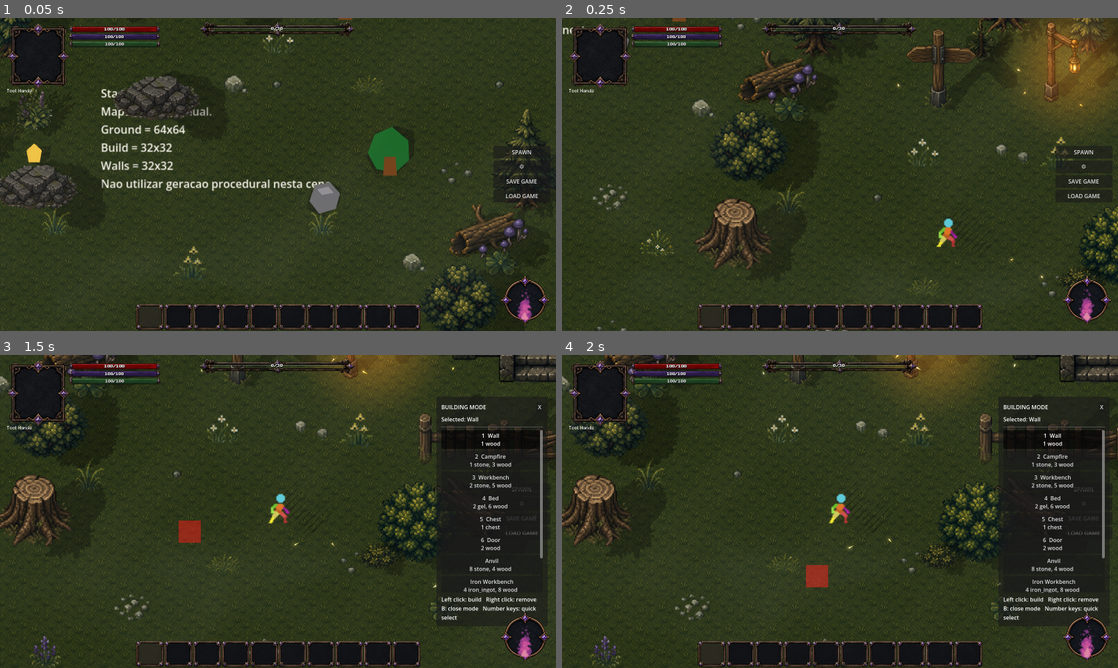
Above: before the commit, frames 1-4 (two rows, left to right).
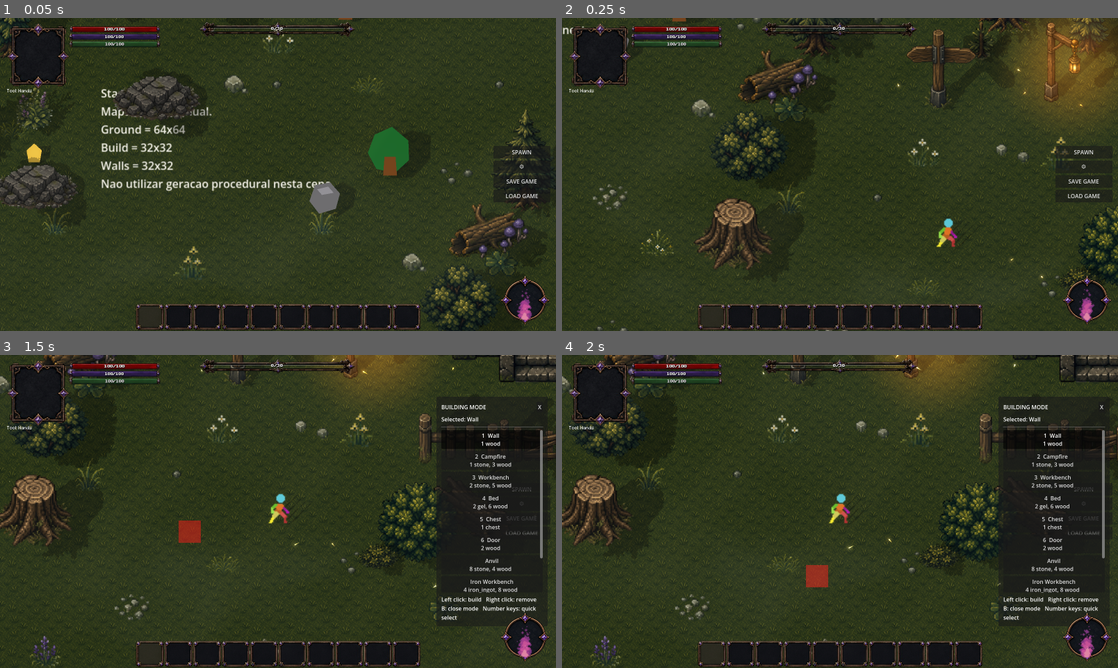
Above: after the commit, the same moments.

Repository: ramonsamagaio/Oathwake-Main
Game: Godot game, scene res://scenes/game/Game.tscn
Same seed, same stepped clock (60 frames per second), same inputs: the game is played once before the commit and once after it. This scene is started directly instead of the project's main scene.
Inputs (mouse positions are in pixels of both pictures, inside the frame that each line leads up to):
- Up to frame 1 (0.05 s): no input
- Up to frame 2 (0.25 s): no input
- Up to frame 3 (1.5 s): tap Enter at 0.5 s; move the mouse to (400, 495) at 0.52 s; hold D 0.53-1.25 s; tap B at 0.6 s; click (400, 495) at 0.67 s; tap Space at 0.77 s; drag from (166, 527) to (250, 574) at 1.27 s
- Up to frame 4 (2 s): no input

The runs differ from the first frame. In frame 1, 0.5% of the frame differs, in the area x 0-98%, y 0-100%; in frame 2, 0.5%, in the area x 26-100%, y 0-86%; in frame 3, 0.2%; in frame 4, 0.2%.

Commit message:
Crop projected shadows to the active frame silhouette

Diff:
--- a/scripts/effects/ProjectedSpriteShadow.gd
+++ b/scripts/effects/ProjectedSpriteShadow.gd
@@ -1,10 +1,16 @@
 class_name ProjectedSpriteShadow
 extends Polygon2D
+
+const ALPHA_THRESHOLD := 0.01
+
+static var _alpha_bounds_cache: Dictionary = {}
 
 var _target: Node2D
 var _source: CanvasItem
 var _config: Dictionary = {}
 var _foot_offset := Vector2.ZERO
+var _projection_anchor := Vector2.ZERO
+var _has_projection_anchor := false
 
 
 func configure(target: Node2D, source: CanvasItem, config: Dictionary, foot_offset: Vector2) -> void:
@@ -39,11 +45,11 @@
 	var shadow_color := _color_from_value(live_global.get("color", _config.get("color", "#050609FF")), Color(0.02, 0.024, 0.035, 1.0))
 	var offset := _vector_from_value(_config.get("offset", {}), Vector2.ZERO)
 
-	# The source silhouette points upward from its feet. Rotating that local UP
-	# vector toward the requested screen-space angle lays the sprite on the ground.
+	# The visible silhouette points upward from its lowest opaque pixels. Rotating
+	# that local UP vector lays only the current frame on the ground.
 	rotation = deg_to_rad(direction_degrees) - Vector2.UP.angle()
 	scale = Vector2(1.0, stretch_amount)
-	position = _foot_offset + offset
+	position = (_projection_anchor if _has_projection_anchor else _foot_offset) + offset
 	color = Color(shadow_color.r, shadow_color.g, shadow_color.b, opacity * shadow_color.a)
 	self_modulate = Color.WHITE
 	z_index = int(_config.get("z_index", -1))
@@ -64,9 +70,7 @@
 	elif _source is Polygon2D:
 		_apply_polygon(_source as Polygon2D)
 	else:
-		texture = null
-		uv = PackedVector2Array()
-		polygon = PackedVector2Array()
+		_clear_visual()
 
 
 func _apply_animated_sprite(source: AnimatedSprite2D) -> void:
@@ -91,6 +95,8 @@
 		source.flip_v,
 		_source_to_target_transform(source)
 	)
+	set_meta("shadow_source_animation", source.animation)
+	set_meta("shadow_source_frame", frame_index)
 
 
 func _apply_sprite(source: Sprite2D) -> void:
@@ -107,6 +113,7 @@
 		source.flip_v,
 		_source_to_target_transform(source)
 	)
+	set_meta("shadow_source_frame", source.frame)
 
 
 func _apply_texture_rect(
@@ -118,41 +125,84 @@
 	flip_v: bool,
 	relative_transform: Transform2D
 ) -> void:
+	var opaque_rect := _get_opaque_pixel_rect(frame_texture)
+	if opaque_rect.size.x <= 0 or opaque_rect.size.y <= 0:
+		_clear_visual()
+		return
+
 	texture = frame_texture
-	var top_left := offset
+	var base_top_left := offset
 	if centered:
-		top_left -= frame_size * 0.5
+		base_top_left -= frame_size * 0.5
+
+	# Flips affect where the cropped opaque rectangle is drawn, not only its UVs.
+	var drawn_position := Vector2(opaque_rect.position)
+	var opaque_size := Vector2(opaque_rect.size)
+	if flip_h:
+		drawn_position.x = frame_size.x - float(opaque_rect.end.x)
+	if flip_v:
+		drawn_position.y = frame_size.y - float(opaque_rect.end.y)
+	var visible_top_left := base_top_left + drawn_position
+	var visible_bottom_right := visible_top_left + opaque_size
+
 	var local_corners := PackedVector2Array([
-		top_left,
-		top_left + Vector2(frame_size.x, 0.0),
-		top_left + frame_size,
-		top_left + Vector2(0.0, frame_size.y),
+		visible_top_left,
+		Vector2(visible_bottom_right.x, visible_top_left.y),
+		visible_bottom_right,
+		Vector2(visible_top_left.x, visible_bottom_right.y),
 	])
+
+	# Anchor the projection at the actual lowest opaque row of this frame. Every
+	# silhouette pixel is therefore projected away from the sprite instead of a
+	# transparent texture rectangle leaking below or beside it.
+	var local_contact := Vector2(
+		(visible_top_left.x + visible_bottom_right.x) * 0.5,
+		visible_bottom_right.y
+	)
+	_projection_anchor = relative_transform * local_contact
+	_has_projection_anchor = true
+
 	var projected := PackedVector2Array()
 	for point in local_corners:
-		projected.append((relative_transform * point) - _foot_offset)
+		projected.append((relative_transform * point) - _projection_anchor)
 	polygon = projected
 
-	var left_u := frame_size.x if flip_h else 0.0
-	var right_u := 0.0 if flip_h else frame_size.x
-	var top_v := frame_size.y if flip_v else 0.0
-	var bottom_v := 0.0 if flip_v else frame_size.y
+	var left_u := float(opaque_rect.end.x) if flip_h else float(opaque_rect.position.x)
+	var right_u := float(opaque_rect.position.x) if flip_h else float(opaque_rect.end.x)
+	var top_v := float(opaque_rect.end.y) if flip_v else float(opaque_rect.position.y)
+	var bottom_v := float(opaque_rect.position.y) if flip_v else float(opaque_rect.end.y)
 	uv = PackedVector2Array([
 		Vector2(left_u, top_v),
 		Vector2(right_u, top_v),
 		Vector2(right_u, bottom_v),
 		Vector2(left_u, bottom_v),
 	])
+	_apply_projection_settings()
+	set_meta("shadow_opaque_rect", opaque_rect)
 
 
 func _apply_polygon(source: Polygon2D) -> void:
 	texture = source.texture
 	var relative_transform := _source_to_target_transform(source)
+	if source.polygon.is_empty():
+		_clear_visual()
+		return
+	var lowest_y := source.polygon[0].y
+	var minimum_x := source.polygon[0].x
+	var maximum_x := source.polygon[0].x
+	for point in source.polygon:
+		lowest_y = maxf(lowest_y, point.y)
+		minimum_x = minf(minimum_x, point.x)
+		maximum_x = maxf(maximum_x, point.x)
+	var local_contact := Vector2((minimum_x + maximum_x) * 0.5, lowest_y)
+	_projection_anchor = relative_transform * local_contact
+	_has_projection_anchor = true
 	var projected := PackedVector2Array()
 	for point in source.polygon:
-		projected.append((relative_transform * point) - _foot_offset)
+		projected.append((relative_transform * point) - _projection_anchor)
 	polygon = projected
 	uv = source.uv
+	_apply_projection_settings()
 
 
 func _source_to_target_transform(source: Node2D) -> Transform2D:
@@ -174,18 +224,53 @@
 	if source.region_enabled and source.region_rect.size.x > 0.0 and source.region_rect.size.y > 0.0:
 		atlas_texture.region = source.region_rect
 		return atlas_texture
-	var frame_size := source.texture.get_size() / Vector2(maxi(source.hframes, 1), maxi(source.vframes, 1))
-	var frame_index := maxi(source.frame, 0)
-	var column := frame_index % maxi(source.hframes, 1)
-	var row := frame_index / maxi(source.hframes, 1)
+	var horizontal_frames := maxi(source.hframes, 1)
+	var vertical_frames := maxi(source.vframes, 1)
+	var frame_size := source.texture.get_size() / Vector2(horizontal_frames, vertical_frames)
+	var maximum_frame := horizontal_frames * vertical_frames - 1
+	var frame_index := clampi(source.frame, 0, maximum_frame)
+	var column := frame_index % horizontal_frames
+	var row := frame_index / horizontal_frames
 	atlas_texture.region = Rect2(Vector2(column, row) * frame_size, frame_size)
 	return atlas_texture
+
+
+func _get_opaque_pixel_rect(frame_texture: Texture2D) -> Rect2i:
+	if frame_texture == null:
+		return Rect2i()
+	var texture_size := Vector2i(frame_texture.get_size())
+	var cache_key := "%s:%dx%d" % [str(frame_texture.get_rid()), texture_size.x, texture_size.y]
+	if _alpha_bounds_cache.has(cache_key):
+		return _alpha_bounds_cache[cache_key] as Rect2i
+	var image := frame_texture.get_image()
+	if image == null or image.is_empty():
+		var fallback := Rect2i(Vector2i.ZERO, texture_size)
+		_alpha_bounds_cache[cache_key] = fallback
+		return fallback
+
+	var minimum := Vector2i(image.get_width(), image.get_height())
+	var maximum := Vector2i(-1, -1)
+	for y in range(image.get_height()):
+		for x in range(image.get_width()):
+			if image.get_pixel(x, y).a <= ALPHA_THRESHOLD:
+				continue
+			minimum.x = mini(minimum.x, x)
+			minimum.y = mini(minimum.y, y)
+			maximum.x = maxi(maximum.x, x)
+			maximum.y = maxi(maximum.y, y)
+	var result := Rect2i()
+	if maximum.x >= minimum.x and maximum.y >= minimum.y:
+		result = Rect2i(minimum, maximum - minimum + Vector2i.ONE)
+	_alpha_bounds_cache[cache_key] = result
+	return result
 
 
 func _clear_visual() -> void:
 	texture = null
 	uv = PackedVector2Array()
 	polygon = PackedVector2Array()
+	_has_projection_anchor = false
+	_projection_anchor = Vector2.ZERO
 
 
 func _get_live_global_config() -> Dictionary:
